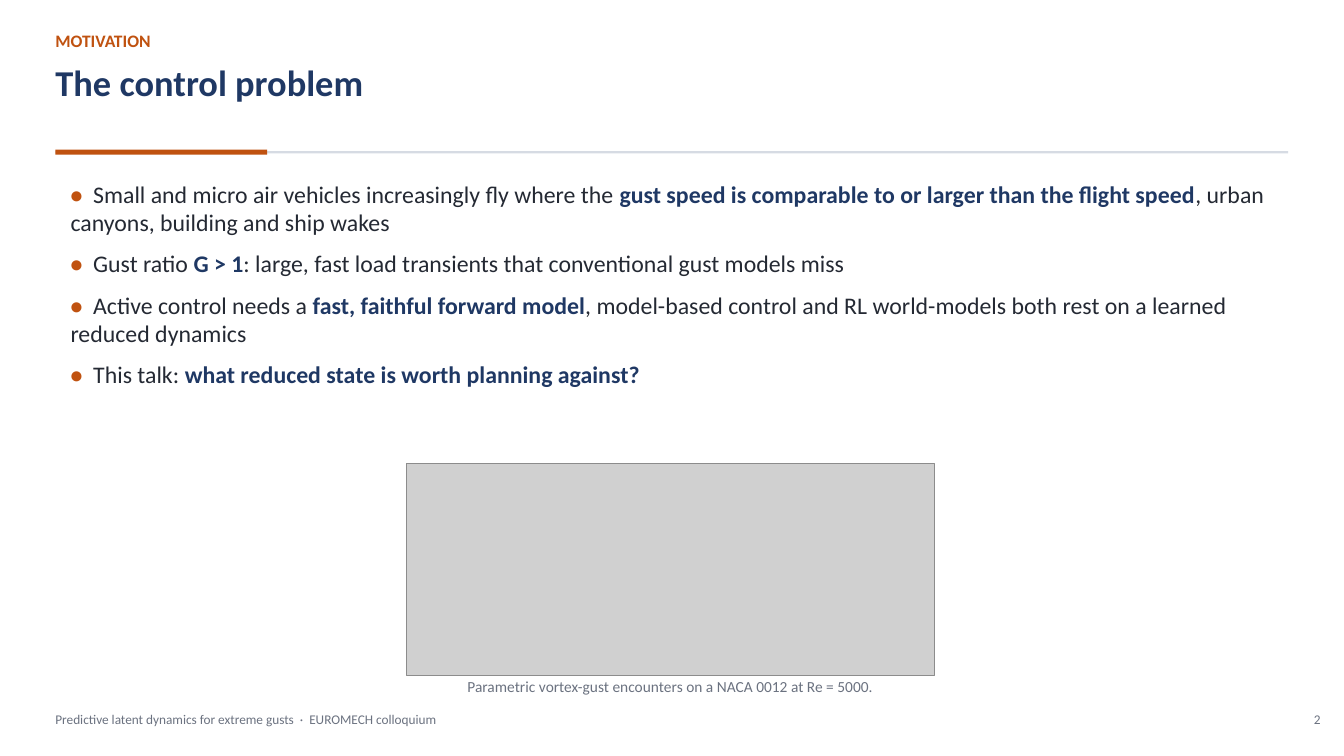
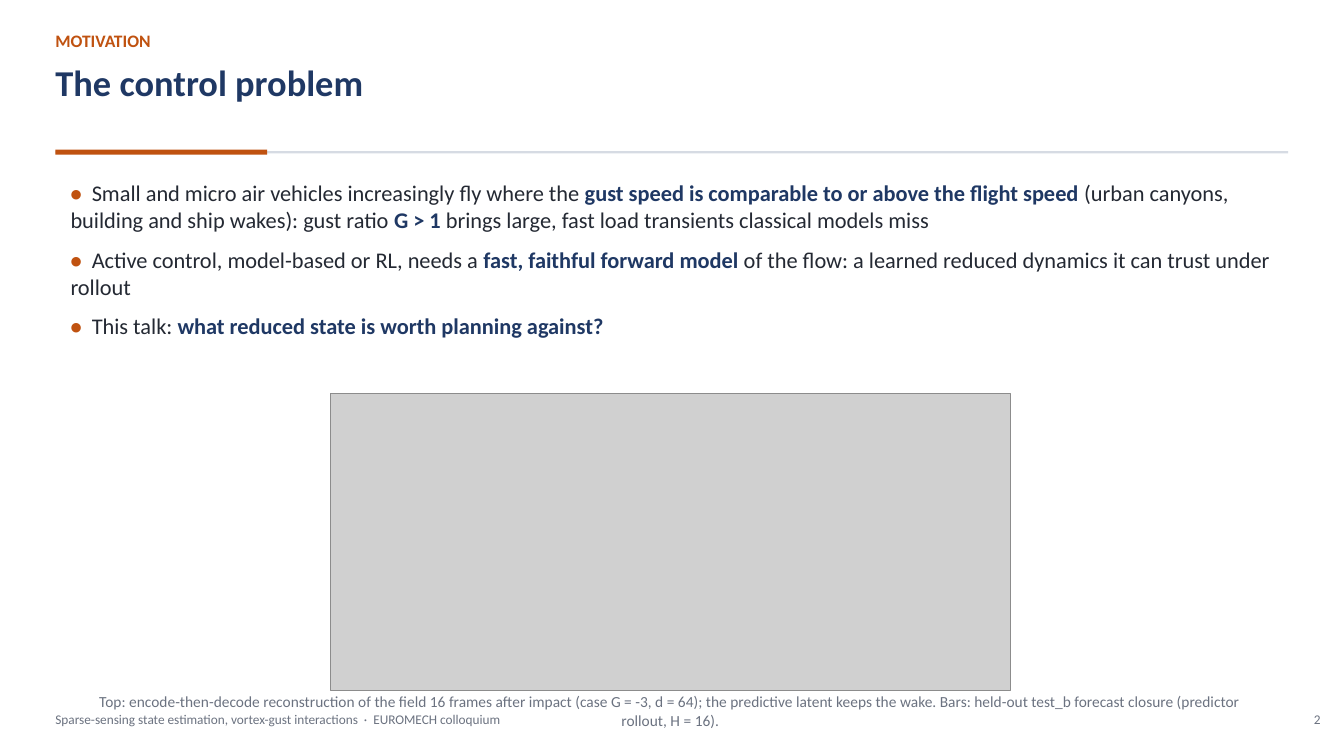
Before and after one commit to sanmi90/GUST-JEPA, a slide deck: slide 2 of paper/talk/euromech_gust_jepa.pptx. Drawn at 1344x756 pixels with LibreOffice and Linux fonts; fonts in the diff are those of the drawing; grey boxes stand for pictures. Boxes give left, top, right and bottom in pixels: in the first picture for what was removed or moved away, otherwise in the second. Text is boxed around its words. In the diff, an @@ line names an element or a change of style, - is before the commit and + after.

```diff
--- a/paper/talk/euromech_gust_jepa.pptx
+++ b/paper/talk/euromech_gust_jepa.pptx
@@ text at [71,185,1269,295]: text changed; size 17 to 16 pt @@
-• Small and micro air vehicles increasingly fly where the gust speed is comparable to or larger than the flight speed, urban canyons, building and ship wakes
-• Gust ratio G > 1: large, fast load transients that conventional gust models miss
-• Active control needs a fast, faithful forward model, model-based control and RL world-models both rest on a learned reduced dynamics
+• Small and micro air vehicles increasingly fly where the gust speed is comparable to or above the flight speed (urban canyons, building and ship wakes): gust ratio G > 1 brings large, fast load transients classical models miss
+• Active control, model-based or RL, needs a fast, faithful forward model of the flow: a learned reduced dynamics it can trust under rollout
@@ text at [92,318,603,338]: size 17 to 16 pt in "• This talk: what reduced state is ..." @@
@@ picture: place and size @@
-picture at [406,464,935,676]
+picture at [331,393,1010,691]
@@ text at [55,715,500,726]: text changed @@
-Predictive latent dynamics for extreme gusts · EUROMECH colloquium
+Sparse-sensing state estimation, vortex-gust interactions · EUROMECH colloquium
@@ text at [99,696,1239,728]: text changed @@
-Parametric vortex-gust encounters on a NACA 0012 at Re = 5000.
+Top: encode-then-decode reconstruction of the field 16 frames after impact (case G = -3, d = 64); the predictive latent keeps the wake. Bars: held-out test_b forecast closure (predictor rollout, H = 16).
```
Also in this commit, not shown: 27 other slides changed, 11 slides added, 1 slide removed, 25 other files.
